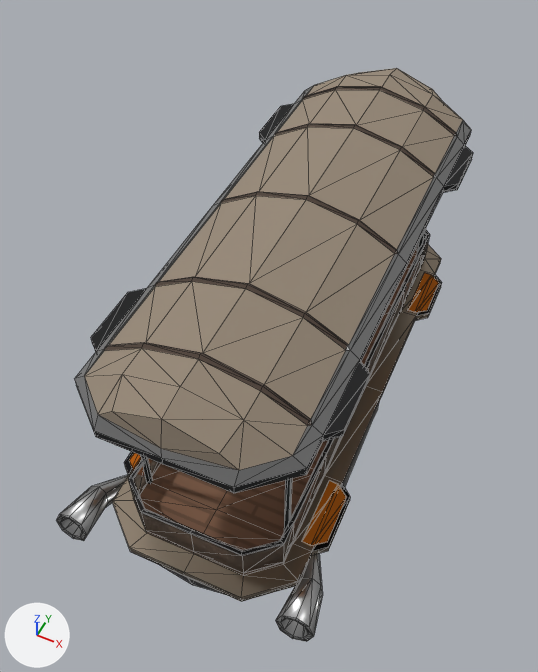
What one commit did to the glTF model models/train.glb.
One viewpoint serves both versions: a 50 mm lens placed at (237.16, 137.25, 13.78), pointed at (234.39, 142.79, 6.86). The axes (+X, +Y, +Z) are drawn at lower left. The lights are the same throughout. Mesh edges are drawn as thin lines. Objects named as collision shapes, trigger or cutter boxes, shadow casters or lower levels of detail are left out. Where no turn or scale is listed for an object, it has been applied to the vertices. Vertices at the same position are counted once.

The first picture shows 'Train'.
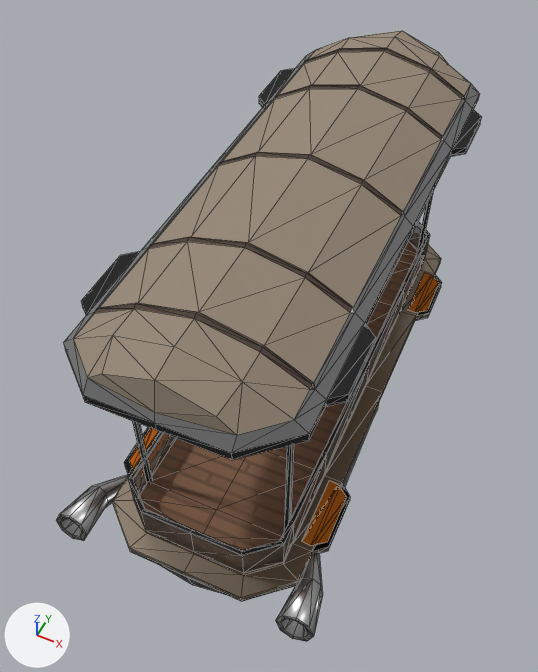
Location of each change, [x1, y1, x2, y2] in pixels of the pictures (538 x 672 px; the box of a moved part takes in the faces that stretch with it):
'Train', reshaped (7% taller)
    before: [56, 68, 473, 642]
    after: [56, 30, 482, 642]
part 1 of me_cube_746, moved or reshaped
    before: [140, 228, 426, 532]
    after: [132, 192, 433, 532]
part 2 of me_cube_746, moved or reshaped
    before: [74, 68, 473, 493]
    after: [63, 30, 482, 460]

The edits, one by one:
me_cube_746 is used by ob_train; location (234.57, 143.38, 7.46).
me_cube_746 had 996 vertices, 1852 faces and spanned x -1.49..1.73, y -3.51..3.36, z -2.37..1.22.
me_cube_746 now has 996 vertices, 1852 faces and spans x -1.49..1.73, y -3.51..3.36, z -2.37..1.75.
me_cube_746 part 1: all 16 vertices in x -1.03..1.02, y -2.58..2.57, z 0.75 are moved by (0.0, 0.0, 0.4).
me_cube_746 part 2: 340 of the vertices in x -1.46..1.46, y -3.36..3.36, z 0.46..1.22 are moved by (0.0, 0.0, 0.53).
